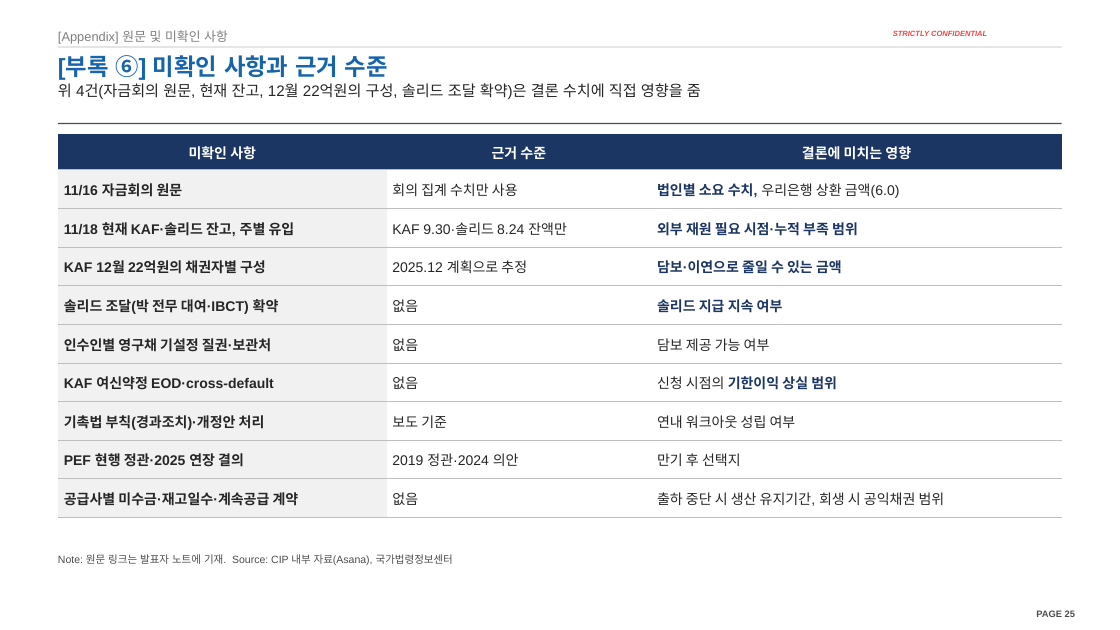
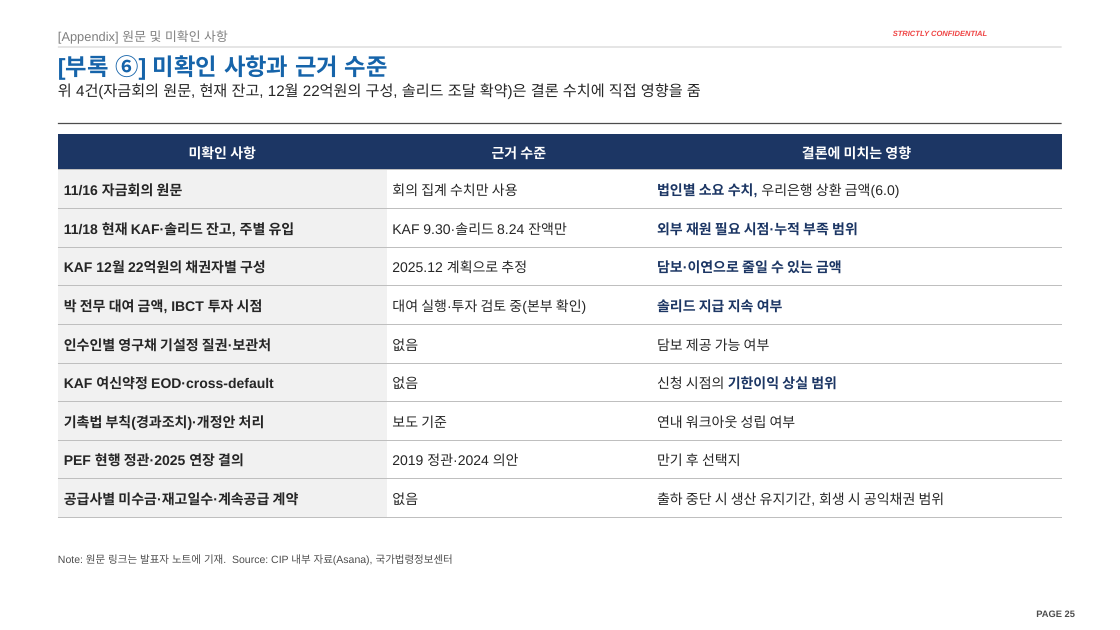
Before and after one commit to jogyesung/GS-Secretary, a slide deck: slide 25 of outputs/CIP_KAF_솔리드_자금조달차질_시나리오_20261118.pptx. Drawn at 1120x630 pixels with LibreOffice and Linux fonts; fonts in the diff are those of the drawing; background and template pictures are left out. Boxes give left, top, right and bottom in pixels: in the first picture for what was removed or moved away, otherwise in the second. Text is boxed around its words. In the diff, an @@ line names an element or a change of style, - is before the commit and + after.

```diff
--- a/outputs/CIP_KAF_솔리드_자금조달차질_시나리오_20261118.pptx
+++ b/outputs/CIP_KAF_솔리드_자금조달차질_시나리오_20261118.pptx
@@ table at (58, 134, 1062, 518) @@
-row 5, column 1: 솔리드 조달(박 전무 대여·IBCT) 확약
+row 5, column 1: 박 전무 대여 금액, IBCT 투자 시점
-row 5, column 2: 없음
+row 5, column 2: 대여 실행·투자 검토 중(본부 확인)
```
Also in this commit, not shown: 6 other slides changed, 1 other file.
